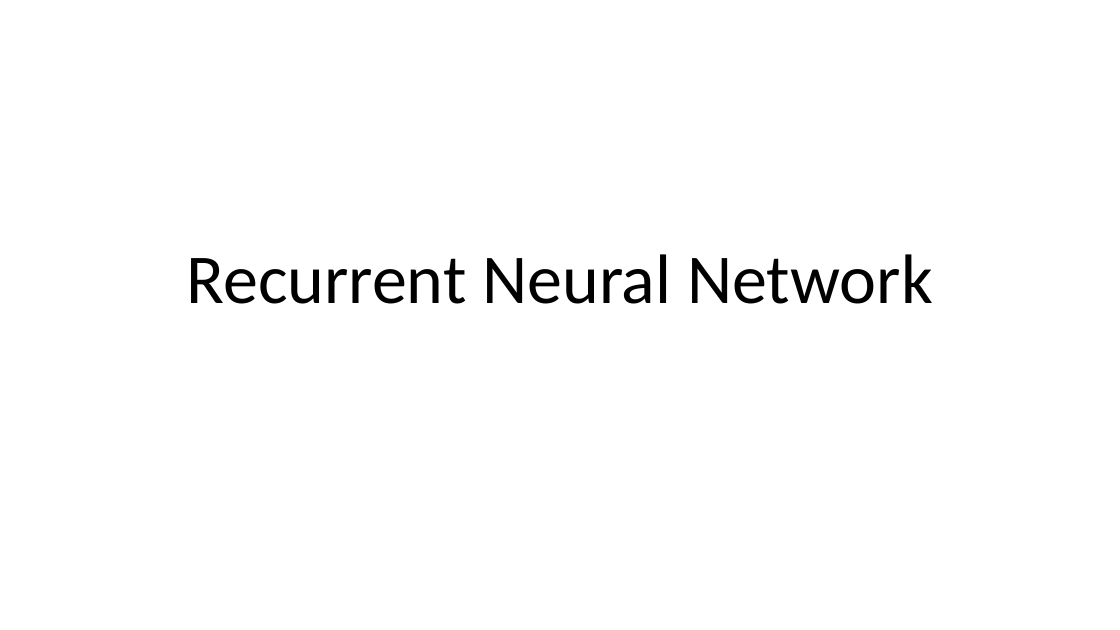
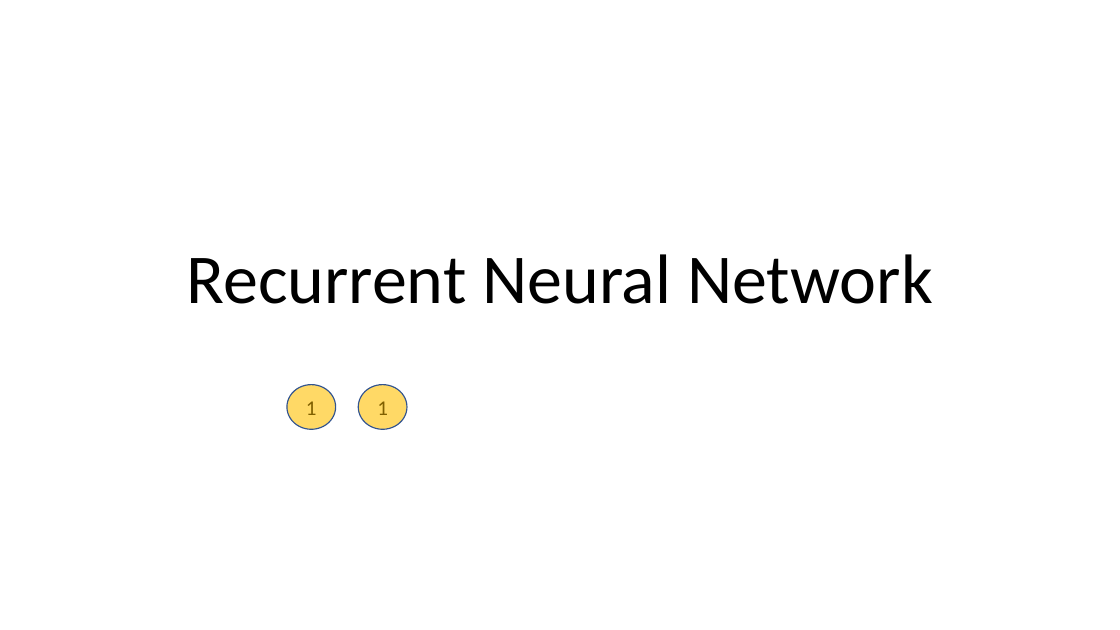
Before and after one commit to davxdan/MachineLearning, a slide deck: slide 10 of GPU Project/Project.pptx. Drawn at 1120x630 pixels with LibreOffice and Linux fonts; fonts in the diff are those of the drawing. Boxes give left, top, right and bottom in pixels: in the first picture for what was removed or moved away, otherwise in the second. Text is boxed around its words. In the diff, an @@ line names an element or a change of style, - is before the commit and + after.

```diff
--- a/GPU Project/Project.pptx
+++ b/GPU Project/Project.pptx
@@ ellipse added at <box>287,385,336,429</box>, fill #FFD966, outline #325491 1 pt, 18 pt, text #806000 @@
+1
@@ ellipse added at <box>358,385,407,429</box>, fill #FFD966, outline #325491 1 pt, 18 pt, text #806000 @@
+1
```
Also in this commit, not shown: 1 other slide changed, 1 slide added, 1 slide removed, 1 other file.
